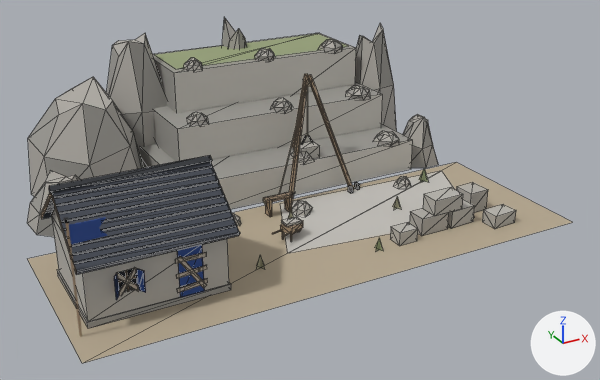
Two versions of the glTF model game/assets/modelle/umland/steinbruch.glb, one commit apart.
The view is the same before and after, from a camera (50 mm lens) standing at (-15.7, -32.4, 16.2) and looking at (1.1, -1.9, 0.9). Every picture has the same lights, and +X, +Y and +Z are marked at lower right. The older version comes first. Mesh edges are drawn as thin lines on the coarser meshes. Vertices at exactly the same position are counted once.

The first picture shows 'Arbeit', 'Fahne', 'Haus', 'Leerstand'.
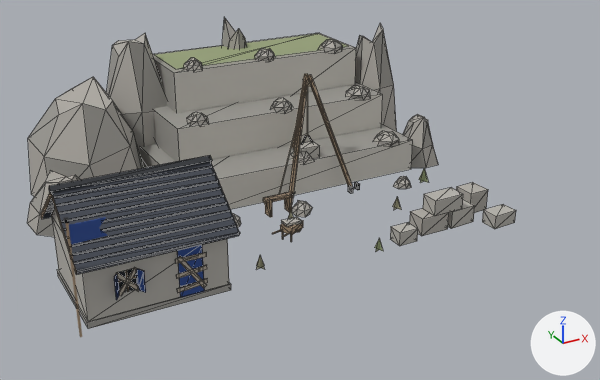
Diff of the bpy script that builds the scene:
```diff
--- a/game/assets/modelle/umland/steinbruch.glb.py
+++ b/game/assets/modelle/umland/steinbruch.glb.py
@@ me_haus @@
 # used by ob_haus; location = (0.0, 0.0, 0.0)
-me_haus.from_pydata(...)  # 642 vertices, 970 faces; spans x -11.0..11.0, y -9.0..9.0, z -0.1..7.0
+me_haus.from_pydata(...)  # 634 vertices, 966 faces; spans x -10.5..10.7, y -7.5..9.0, z -0.1..7.0
+# me_haus part 1: the loose piece of 4 vertices spanning x -1.5..9.6, y -6.5..-1.0, z 0.0 is deleted
+# me_haus part 2: the loose piece of 4 vertices spanning x -11.0..11.0, y -9.0..-0.8, z 0.0 is deleted
 me_haus.materials.append(mat_hausfarbe)
```

Pixel boxes [x1, y1, x2, y2] of what changed, in the pictures (600 x 380 px):
'Haus', reshaped (25% narrower, 10% shorter): before [27, 17, 572, 363]; after [27, 17, 438, 329]
part 1 of me_haus, deleted: before [280, 171, 454, 253]
part 2 of me_haus, deleted (beige): before [28, 162, 572, 363]
